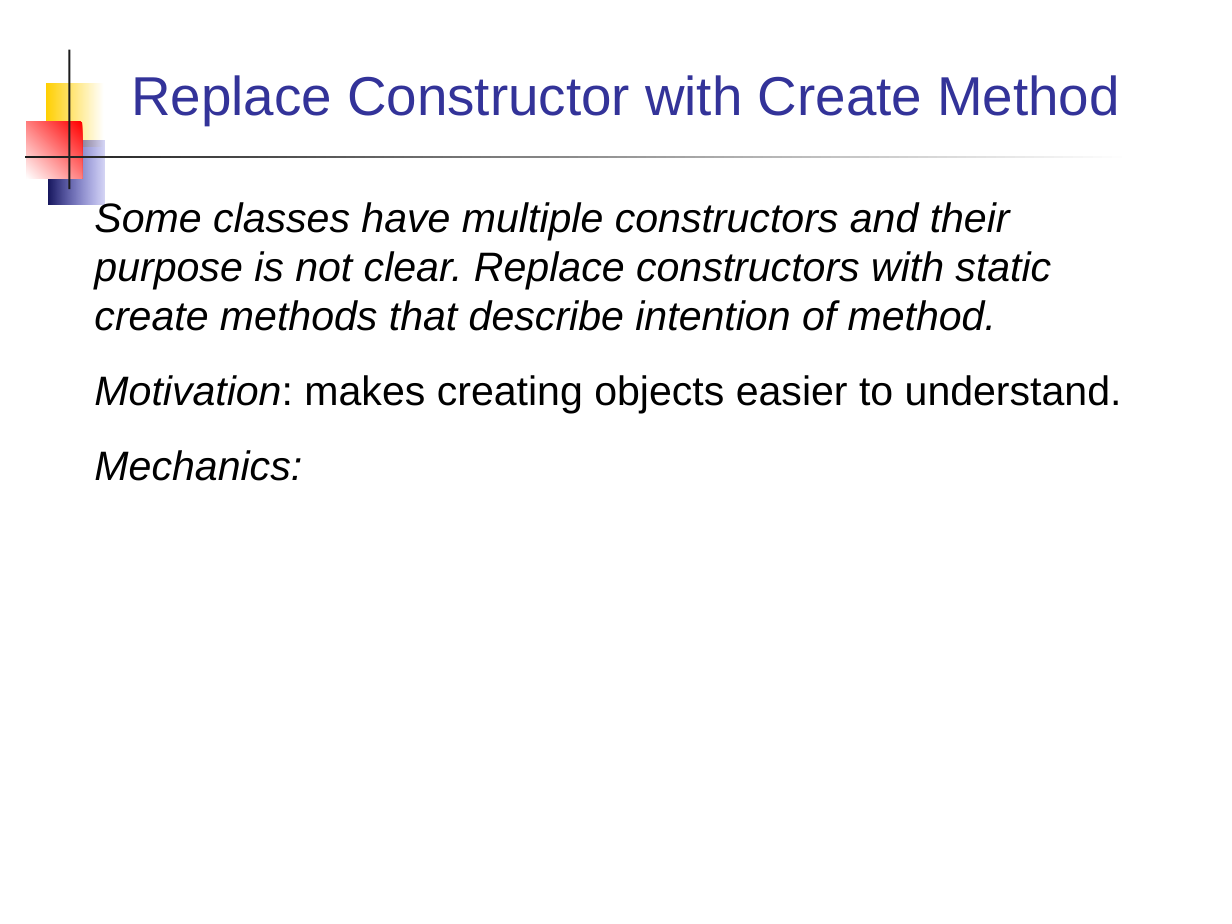
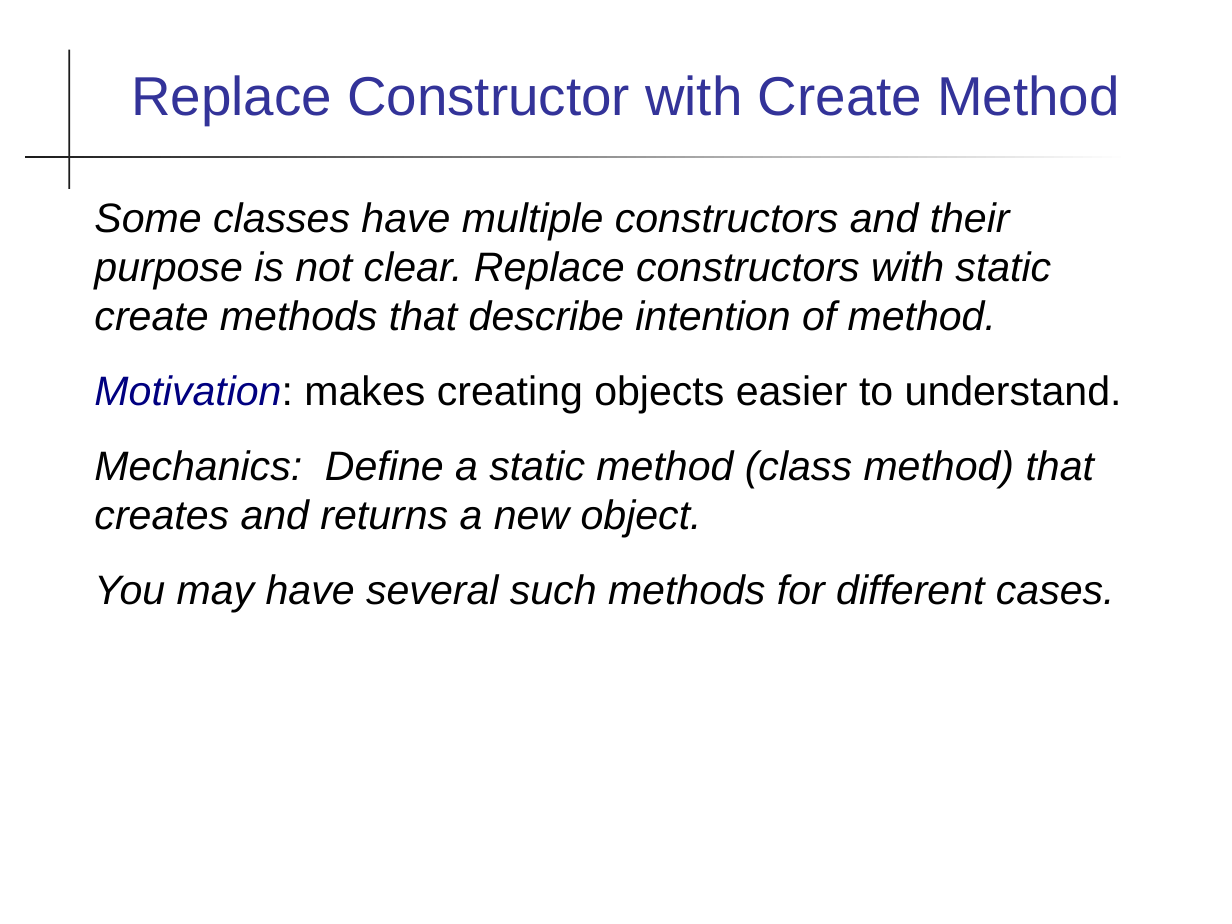
Before and after one commit to cpske/ISP, a slide deck: slide 7 of refactoring/Refactoring-Patterns.ppt. Drawn at 1232x924 pixels with LibreOffice and Linux fonts; fonts in the diff are those of the drawing. Boxes give left, top, right and bottom in pixels: in the first picture for what was removed or moved away, otherwise in the second. Text is boxed around its words. In the diff, an @@ line names an element or a change of style, - is before the commit and + after.

```diff
--- a/refactoring/Refactoring-Patterns.ppt
+++ b/refactoring/Refactoring-Patterns.ppt
@@ rectangle removed at (x1=46, y1=83, x2=103, y2=147) @@
@@ rectangle removed at (x1=27, y1=122, x2=83, y2=179) @@
@@ rectangle removed at (x1=48, y1=140, x2=103, y2=205) @@
@@ text at (x1=94, y1=375, x2=1122, y2=414): text colour #000000 to #000080 in "Motivation:" @@
@@ text at (x1=94, y1=450, x2=1115, y2=613): text changed @@
-Mechanics:
+Mechanics: Define a static method (class method) that creates and returns a new object.
+You may have several such methods for different cases.
```
Also in this commit, not shown: 15 other slides changed, 2 slides added, 2 other files.
